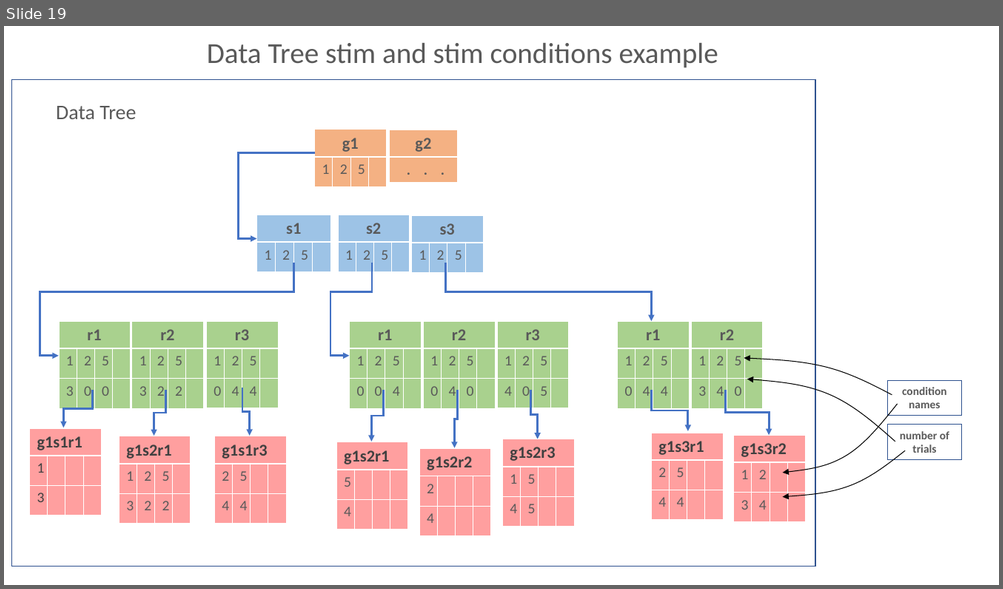
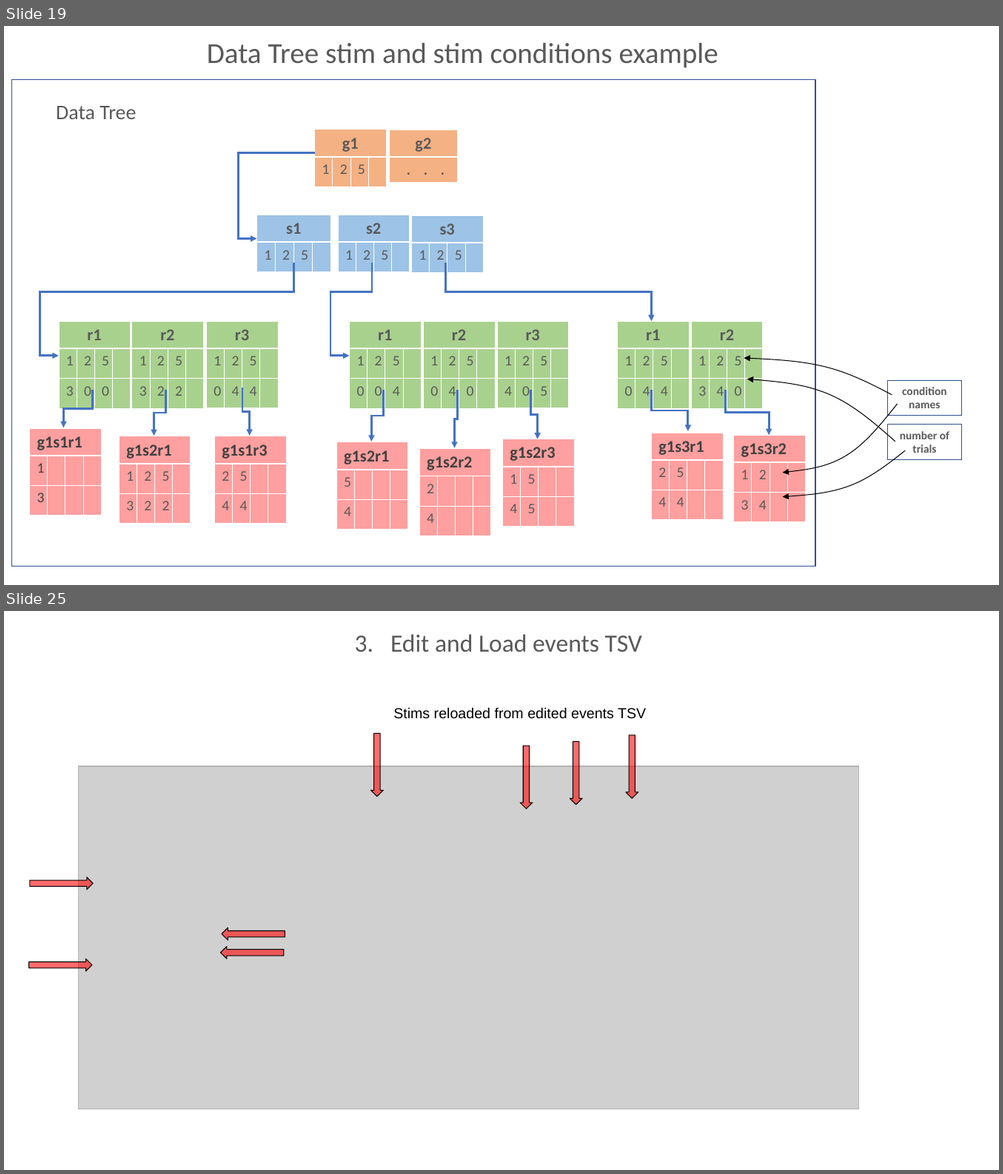
Before and after one commit to BUNPC/Homer3, a slide deck: Docs/DesignNotes.ppt. Shown one above the other, each under a label of ours: slide 19 before the commit, slides 19 and 25 after it; the slides between them are not shown. The pictures are 1003x589 and 1003x1174 pixels, drawn with LibreOffice and Linux fonts; fonts in the diff are those of the drawing; grey boxes stand for pictures. Boxes give left, top, right and bottom in pixels: in the first picture for what was removed or moved away, otherwise in the second. Text is boxed around its words. In the diff, an @@ line names an element or a change of style, - is before the commit and + after.

```diff
--- a/Docs/DesignNotes.ppt
+++ b/Docs/DesignNotes.ppt
@@ slide 25 added at <box>4,611,999,1170</box>, background #FFFFFF @@
@@ text added at <box>355,634,642,652</box>, 24 pt, text #595959 @@
+3. Edit and Load events TSV
@@ text added at <box>393,707,646,719</box>, 14 pt, text #000000 @@
+Stims reloaded from edited events TSV
@@ right arrow added at <box>371,733,384,797</box>, fill #FF0000 at 58% opacity, outline #000000 0.74 pt @@
@@ right arrow added at <box>569,741,582,805</box>, fill #FF0000 at 58% opacity, outline #000000 0.74 pt @@
@@ right arrow added at <box>625,735,637,799</box>, fill #FF0000 at 58% opacity, outline #000000 0.74 pt @@
@@ right arrow added at <box>520,746,532,809</box>, fill #FF0000 at 58% opacity, outline #000000 0.74 pt @@
@@ picture added at <box>79,766,859,1109</box> @@
@@ rectangle added at <box>79,766,859,1109</box>, outline #B3B3B3 0.99 pt @@
@@ right arrow added at <box>30,877,94,890</box>, fill #FF0000 at 58% opacity, outline #000000 0.74 pt @@
@@ right arrow added at <box>222,928,285,940</box>, fill #FF0000 at 58% opacity, outline #000000 0.74 pt @@
@@ right arrow added at <box>28,960,92,972</box>, fill #FF0000 at 58% opacity, outline #000000 0.74 pt @@
@@ right arrow added at <box>220,946,284,960</box>, fill #FF0000 at 58% opacity, outline #000000 0.74 pt @@
```
Also in this commit, not shown: 2 slides changed, 11 other slides added, 6 slides removed, 11 other files.
